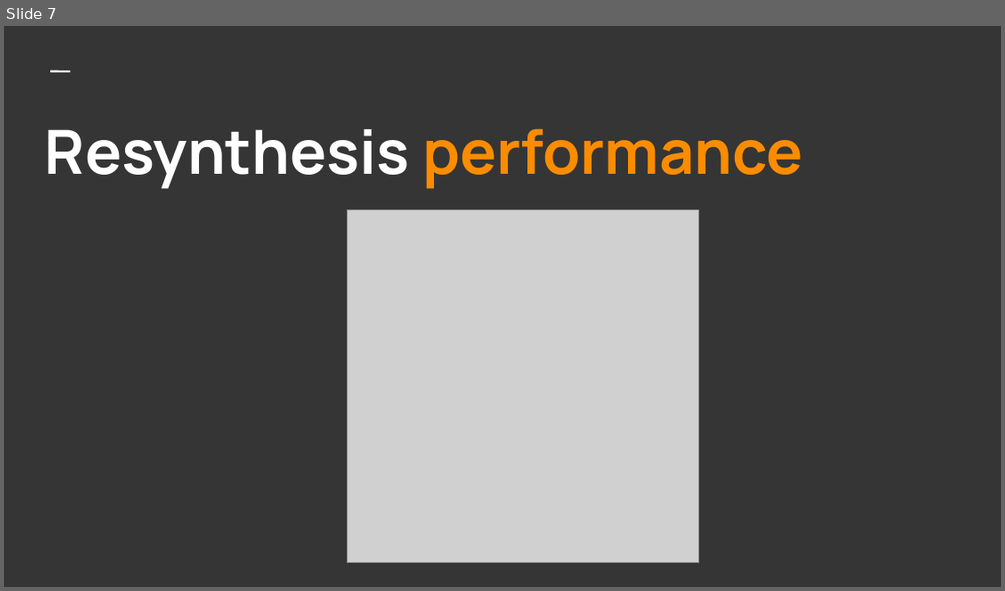
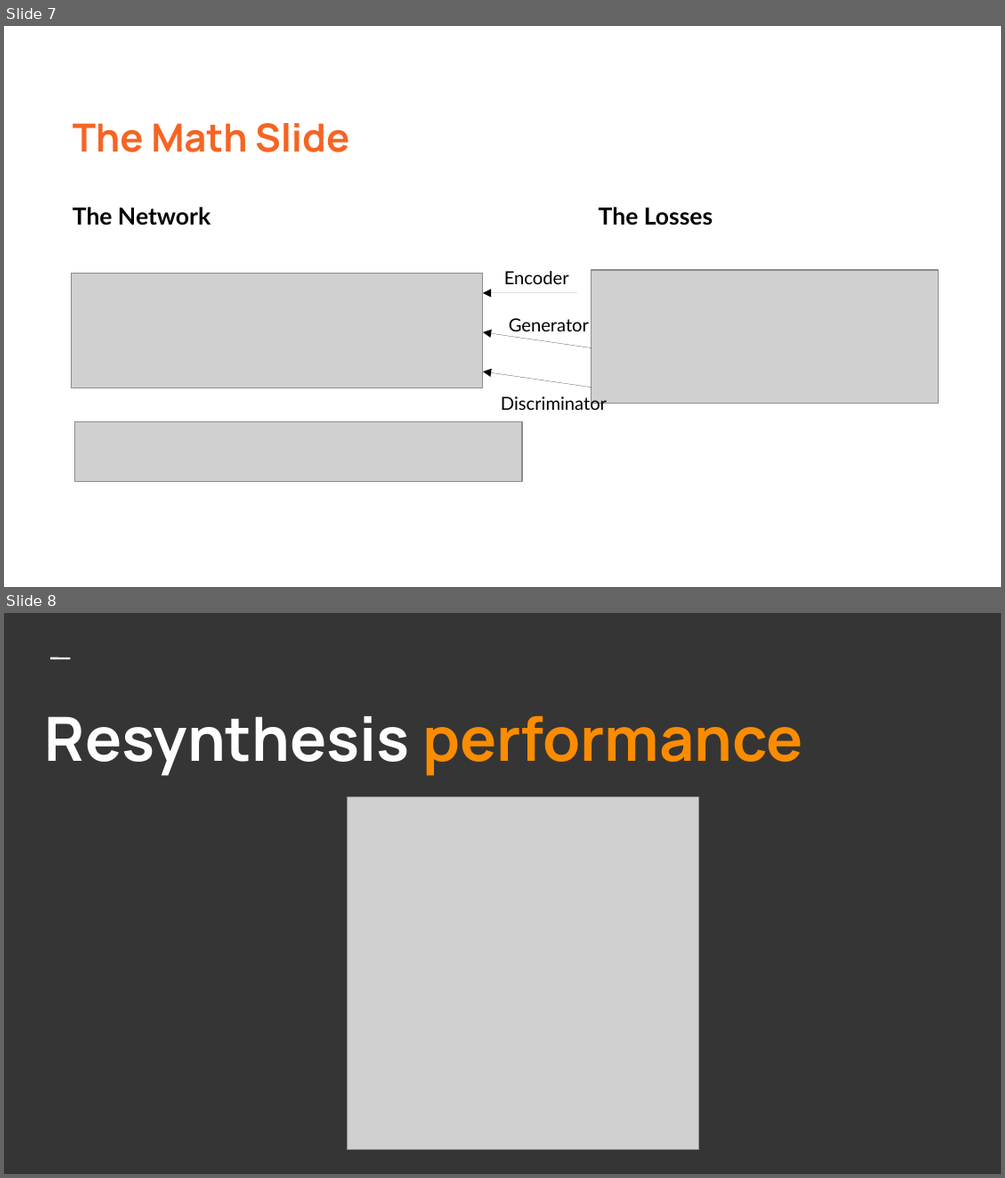
Before and after one commit to johndpope/sounderfeit, a slide deck: doc/CondAutoenc.odp. Shown one above the other, each under a label of ours: slide 7 before the commit, slides 7 and 8 after it. The pictures are 1005x591 and 1005x1178 pixels, drawn with LibreOffice and Linux fonts; fonts in the diff are those of the drawing; grey boxes stand for pictures. Boxes give left, top, right and bottom in pixels: in the first picture for what was removed or moved away, otherwise in the second. Text is boxed around its words. In the diff, an @@ line names an element or a change of style, - is before the commit and + after.

Commit message:
Add a math slide.

```diff
--- a/doc/CondAutoenc.odp
+++ b/doc/CondAutoenc.odp
@@ slide 7 added at bbox=[4, 26, 1001, 587], background #FFFFFF @@
@@ title added at bbox=[73, 123, 349, 152], 28 pt, text #F46524, bold @@
+The Math Slide
@@ title added at bbox=[73, 207, 210, 225], 17 pt, text #000000, bold @@
+The Network
@@ title added at bbox=[599, 207, 712, 225], 17 pt, text #000000, bold @@
+The Losses
@@ picture added at bbox=[72, 273, 484, 388] @@
@@ title added at bbox=[504, 271, 569, 284], 13 pt, text #000000 @@
+Encoder
@@ picture added at bbox=[591, 270, 938, 402] @@
@@ arrow added from (577, 293) to (483, 293), #000000 0 pt @@
@@ title added at bbox=[509, 318, 589, 331], 13 pt, text #000000 @@
+Generator
@@ arrow added from (591, 348) to (483, 332), #000000 0 pt @@
@@ arrow added from (591, 386) to (483, 371), #000000 0 pt @@
@@ title added at bbox=[501, 394, 607, 410], 13 pt, text #000000 @@
+Discriminator
@@ picture added at bbox=[75, 422, 522, 482] @@
@@ what was slide 7 is now slide 8 @@
```
